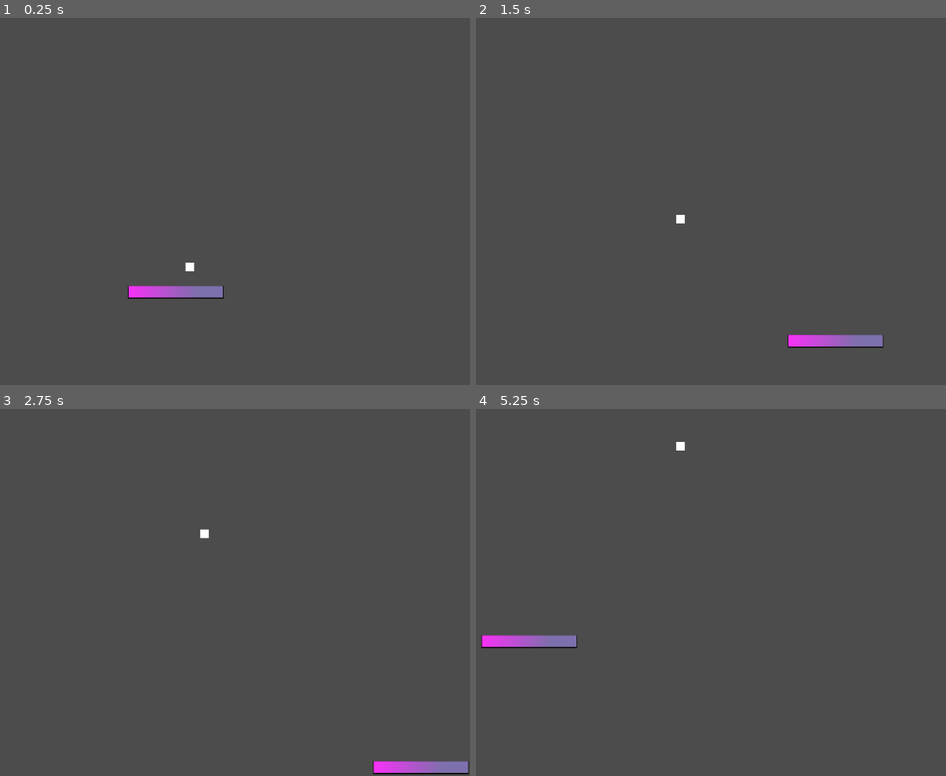
Above: before the commit, frames 1-4 (two rows, left to right).
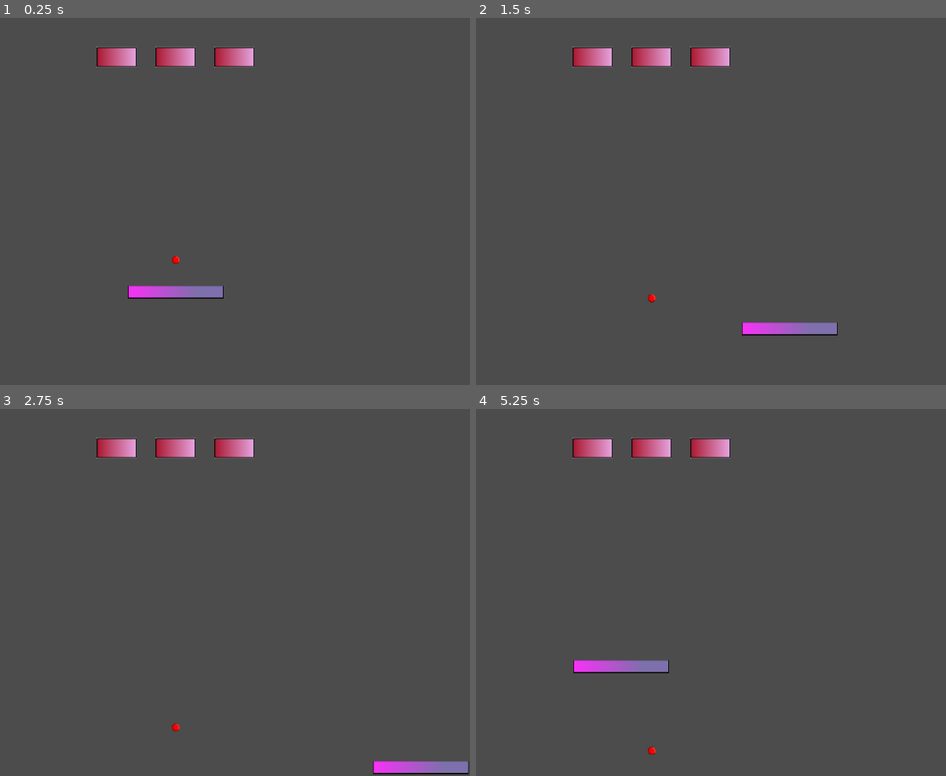
Above: after the commit, the same moments.

Repository: joycesin/Brickster
Game: Godot game, scene res://Scenes/World.tscn
The game is run twice, just before and just after one commit, with the same random seed, the same clock (stepped at 60 frames per second) and the same inputs.
Inputs:
- Up to frame 1 (0.25 s): no input
- Up to frame 2 (1.5 s): hold Right (ui_right) 0.53-1.28 s; hold Down (ui_down) from 1.28 s (still down)
- Up to frame 3 (2.75 s): release Down (ui_down) at 2.03 s; hold Right (ui_right) from 2.03 s (still down)
- Up to frame 4 (5.25 s): release Right (ui_right) at 2.78 s; hold Up (ui_up) 2.78-3.53 s; hold Left (ui_left) 3.53-5.03 s; hold Down (ui_down) from 5.03 s (still down)

The runs differ from the first frame. In frame 1, 1.4% of the frame differs, in the area x 20-55%, y 7-70%; in frame 2, 2.8%; in frame 3, 1.4%; in frame 4, 2.9%, in the area x 1-55%, y 7-95%.

Commit message:
Implemented brick functionality:
Created Brickster structure
Used Node groups to detect collision between ball and bricks
Disabled brick collision and brick sprite after 1 collision

Diff:
--- a/Scenes/World.tscn
+++ b/Scenes/World.tscn
@@ -1,23 +1,32 @@
-[gd_scene load_steps=6 format=2]
+[gd_scene load_steps=10 format=2]
 
 [ext_resource path="res://Scripts/Paddle.gd" type="Script" id=1]
 [ext_resource path="res://Textures/bar.png" type="Texture" id=2]
-[ext_resource path="res://Textures/square.png" type="Texture" id=3]
+[ext_resource path="res://Scripts/ball.gd" type="Script" id=3]
+[ext_resource path="res://Textures/ball.png" type="Texture" id=4]
+[ext_resource path="res://Scripts/brickster.gd" type="Script" id=5]
+[ext_resource path="res://Textures/brick.png" type="Texture" id=6]
 
 [sub_resource type="RectangleShape2D" id=2]
 
 custom_solver_bias = 0.0
 extents = Vector2( 78.5, 10.5 )
 
-[sub_resource type="RectangleShape2D" id=3]
+[sub_resource type="CircleShape2D" id=3]
 
 custom_solver_bias = 0.0
-extents = Vector2( 7.5, 7.5 )
+radius = 6.5
+
+[sub_resource type="RectangleShape2D" id=4]
+
+custom_solver_bias = 0.0
+extents = Vector2( 10, 10 )
 
 [node name="World" type="Node2D" index="0"]
 
 [node name="Paddle" type="KinematicBody2D" parent="." index="0"]
 
+editor/display_folded = true
 position = Vector2( 544, 448 )
 input_pickable = false
 collision_layer = 1
@@ -27,7 +36,7 @@
 __meta__ = {
 "_edit_group_": true
 }
-speed = 400
+speed = 300
 
 [node name="Sprite" type="Sprite" parent="Paddle" index="0"]
 
@@ -39,7 +48,9 @@
 
 shape = SubResource( 2 )
 
-[node name="ball" type="RigidBody2D" parent="." index="1"]
+[node name="ball" type="RigidBody2D" parent="." index="1" groups=[
+"Ball",
+]]
 
 position = Vector2( 544, 384 )
 input_pickable = false
@@ -56,16 +67,17 @@
 contact_monitor = true
 sleeping = false
 can_sleep = true
-linear_velocity = Vector2( 100, 100 )
+linear_velocity = Vector2( 0, 50 )
 linear_damp = 0.0
 angular_velocity = 0.0
 angular_damp = -1.0
+script = ExtResource( 3 )
 _sections_unfolded = [ "Angular", "Linear" ]
 
 [node name="Sprite" type="Sprite" parent="ball" index="0"]
 
-scale = Vector2( 0.03, 0.03 )
-texture = ExtResource( 3 )
+scale = Vector2( 0.1, 0.1 )
+texture = ExtResource( 4 )
 _sections_unfolded = [ "Transform" ]
 
 [node name="collision" type="CollisionShape2D" parent="ball" index="1"]
@@ -74,6 +86,7 @@
 
 [node name="walls" type="StaticBody2D" parent="." index="2"]
 
+editor/display_folded = true
 input_pickable = false
 collision_layer = 1
 collision_mask = 1
@@ -89,3 +102,163 @@
 __meta__ = {
 "_edit_lock_": true
 }
+
+[node name="CollisionPolygon2D" type="CollisionPolygon2D" parent="walls" index="1"]
+
+build_mode = 0
+polygon = PoolVector2Array( 0, 608, 1024, 608, 1024, 640, 0, 640 )
+
+[node name="Bricksters" type="Node2D" parent="." index="3"]
+
+[node name="brickster0" type="RigidBody2D" parent="Bricksters" index="0" groups=[
+"bricks",
+]]
+
+editor/display_folded = true
+position = Vector2( 544, 64 )
+input_pickable = false
+collision_layer = 1
+collision_mask = 1
+mode = 3
+mass = 1.0
+friction = 1.0
+bounce = 0.0
+gravity_scale = 0.0
+custom_integrator = false
+continuous_cd = 0
+contacts_reported = 1
+contact_monitor = true
+sleeping = false
+can_sleep = true
+linear_velocity = Vector2( 0, 0 )
+linear_damp = -1.0
+angular_velocity = 0.0
+angular_damp = -1.0
+script = ExtResource( 5 )
+_sections_unfolded = [ "Transform" ]
+__meta__ = {
+"_edit_group_": true
+}
+
+[node name="Sprite" type="Sprite" parent="Bricksters/brickster0" index="0"]
+
+scale = Vector2( 0.5, 0.75 )
+texture = ExtResource( 6 )
+_sections_unfolded = [ "Transform", "Visibility" ]
+
+[node name="collision" type="CollisionShape2D" parent="Bricksters/brickster0" index="1"]
+
+position = Vector2( 4.76837e-06, -1.43051e-06 )
+scale = Vector2( 3.2, 1.5999 )
+shape = SubResource( 4 )
+_sections_unfolded = [ "Transform" ]
+
+[node name="KinematicBody2D" type="KinematicBody2D" parent="Bricksters/brickster0" index="2"]
+
+position = Vector2( 0.2005, 1.2 )
+input_pickable = false
+collision_layer = 1
+collision_mask = 1
+collision/safe_margin = 0.08
+
+[node name="brickster2" type="RigidBody2D" parent="Bricksters" index="1" groups=[
+"bricks",
+]]
+
+editor/display_folded = true
+position = Vector2( 640, 64 )
+input_pickable = false
+collision_layer = 1
+collision_mask = 1
+mode = 3
+mass = 1.0
+friction = 1.0
+bounce = 0.0
+gravity_scale = 0.0
+custom_integrator = false
+continuous_cd = 0
+contacts_reported = 1
+contact_monitor = true
+sleeping = false
+can_sleep = true
+linear_velocity = Vector2( 0, 0 )
+linear_damp = -1.0
+angular_velocity = 0.0
+angular_damp = -1.0
+script = ExtResource( 5 )
+_sections_unfolded = [ "Transform" ]
+__meta__ = {
+"_edit_group_": true
+}
+
+[node name="Sprite" type="Sprite" parent="Bricksters/brickster2" index="0"]
+
+scale = Vector2( 0.5, 0.75 )
+texture = ExtResource( 6 )
+_sections_unfolded = [ "Transform", "Visibility" ]
+
+[node name="collision" type="CollisionShape2D" parent="Bricksters/brickster2" index="1"]
+
+position = Vector2( 4.76837e-06, -1.43051e-06 )
+scale = Vector2( 3.2, 1.5999 )
+shape = SubResource( 4 )
+_sections_unfolded = [ "Transform" ]
+
+[node name="KinematicBody2D" type="KinematicBody2D" parent="Bricksters/brickster2" index="2"]
+
+position = Vector2( 0.2005, 1.2 )
+input_pickable = false
+collision_layer = 1
+collision_mask = 1
+collision/safe_margin = 0.08
+
+[node name="brickster1" type="RigidBody2D" parent="Bricksters" index="2" groups=[
+"bricks",
+]]
+
+editor/display_folded = true
+position = Vector2( 448, 64 )
+input_pickable = false
+collision_layer = 1
+collision_mask = 1
+mode = 3
+mass = 1.0
+friction = 1.0
+bounce = 0.0
+gravity_scale = 0.0
+custom_integrator = false
+continuous_cd = 0
+contacts_reported = 1
+contact_monitor = true
+sleeping = false
+can_sleep = true
+linear_velocity = Vector2( 0, 0 )
+linear_damp = -1.0
+angular_velocity = 0.0
+angular_damp = -1.0
+script = ExtResource( 5 )
+_sections_unfolded = [ "Transform" ]
+__meta__ = {
+"_edit_group_": true
+}
+
+[node name="Sprite" type="Sprite" parent="Bricksters/brickster1" index="0"]
+
+scale = Vector2( 0.5, 0.75 )
+texture = ExtResource( 6 )
+_sections_unfolded = [ "Transform", "Visibility" ]
+
+[node name="collision" type="CollisionShape2D" parent="Bricksters/brickster1" index="1"]
+
+position = Vector2( 4.76837e-06, -1.43051e-06 )
+scale = Vector2( 3.2, 1.5999 )
+shape = SubResource( 4 )
+_sections_unfolded = [ "Transform" ]
+
+[node name="KinematicBody2D" type="KinematicBody2D" parent="Bricksters/brickster1" index="2"]
+
+position = Vector2( 0.2005, 1.2 )
+input_pickable = false
+collision_layer = 1
+collision_mask = 1
+collision/safe_margin = 0.08
--- a/Scripts/Paddle.gd
+++ b/Scripts/Paddle.gd
@@ -4,7 +4,7 @@
 # var a = 2
 # var b = "textvar"
 var screensize
-export (int) var speed = 400  # How fast the player will move (pixels/sec).
+export (int) var speed = 300  # How fast the player will move (pixels/sec).
 var paddleWidth
 var paddleHeight
 
--- /dev/null
+++ b/Scripts/ball.gd
@@ -0,0 +1,19 @@
+extends RigidBody2D
+
+# class member variables go here, for example:
+# var a = 2
+# var b = "textvar"
+
+func _ready():
+	# Called when the node is added to the scene for the first time.
+	# Initialization here
+	set_physics_process(true)
+	pass
+
+func _physics_process(delta):
+    var bodies = get_colliding_bodies()
+    for body in bodies:
+        if body.is_in_group("bricks"):
+            print("Collided with brick")
+            #body.get_node("collision").disabled = true;
+            #body.visible = false;
--- /dev/null
+++ b/Scripts/brickster.gd
@@ -0,0 +1,19 @@
+extends RigidBody2D
+
+# class member variables go here, for example:
+# var a = 2
+# var b = "textvar"
+
+func _ready():
+	# Called when the node is added to the scene for the first time.
+	# Initialization here
+	set_physics_process(true)
+	pass
+
+func _physics_process(delta):
+    var bodies = get_colliding_bodies()
+    for body in bodies:
+        if body.is_in_group("Ball"):
+            print("Collided with ball")
+            get_node("collision").disabled = true;
+            get_node("Sprite").visible = false;
Binary file added: Textures/brick.png
Not shown, added: Textures/brick.png.import
